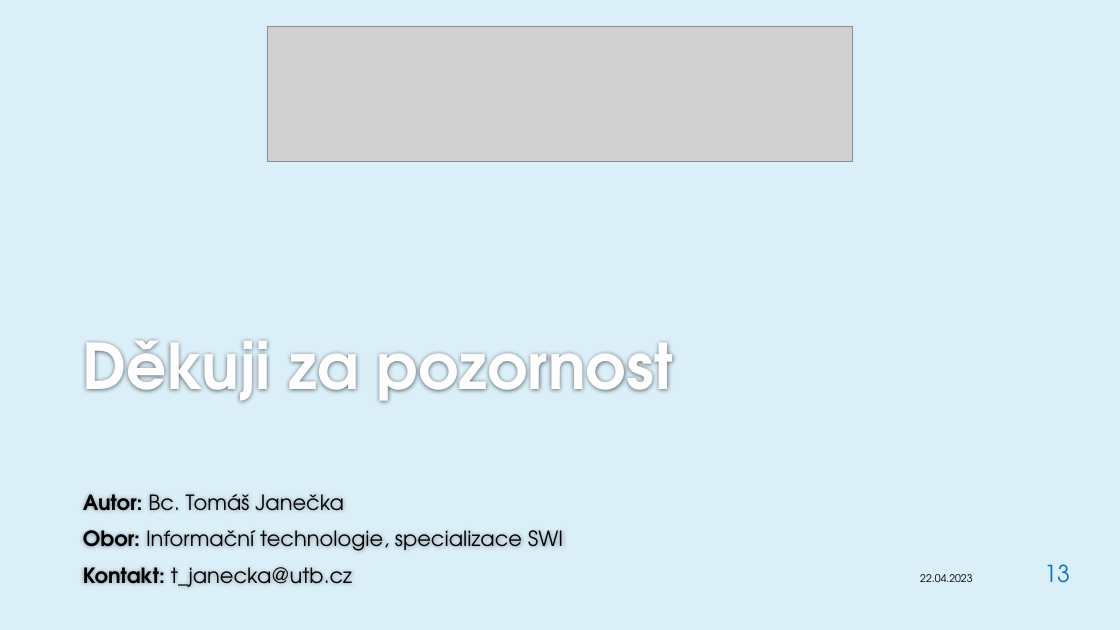
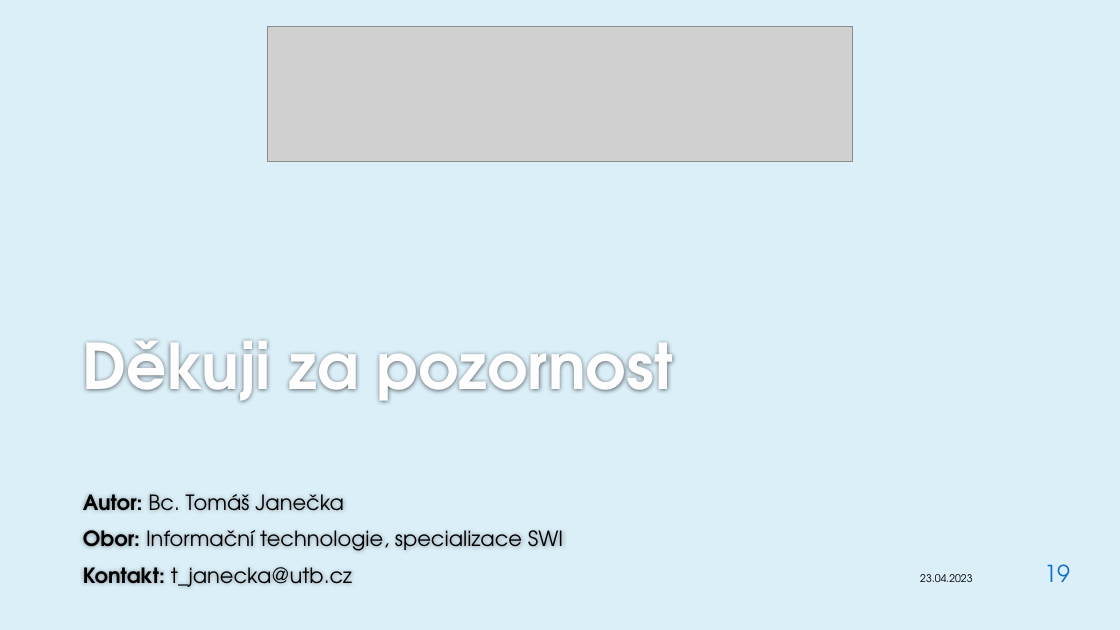
Before and after one commit to JanaCZek/diplomka, a slide deck: slide 19 of Dokumentace/obhajoba/janecka.pptx (slide 13 before the commit). Drawn at 1120x630 pixels with LibreOffice and Linux fonts; fonts in the diff are those of the drawing; grey boxes stand for pictures; background and template pictures are left out. Boxes give left, top, right and bottom in pixels: in the first picture for what was removed or moved away, otherwise in the second. Text is boxed around its words. In the diff, an @@ line names an element or a change of style, - is before the commit and + after.

```diff
--- a/Dokumentace/obhajoba/janecka.pptx
+++ b/Dokumentace/obhajoba/janecka.pptx
@@ page number at bbox=[1044, 564, 1070, 582]: text changed @@
-13
+19
@@ text at bbox=[920, 574, 972, 582]: text changed @@
-22.04.2023
+23.04.2023
```
Also in this commit, not shown: 12 other slides changed, 6 slides added, 10 other files.
